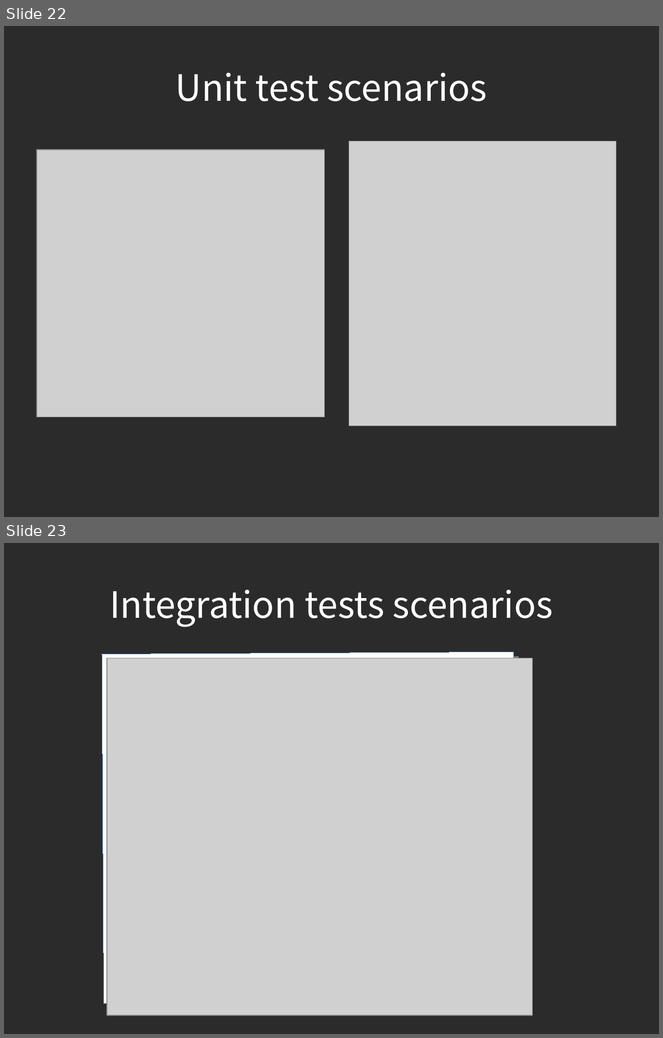
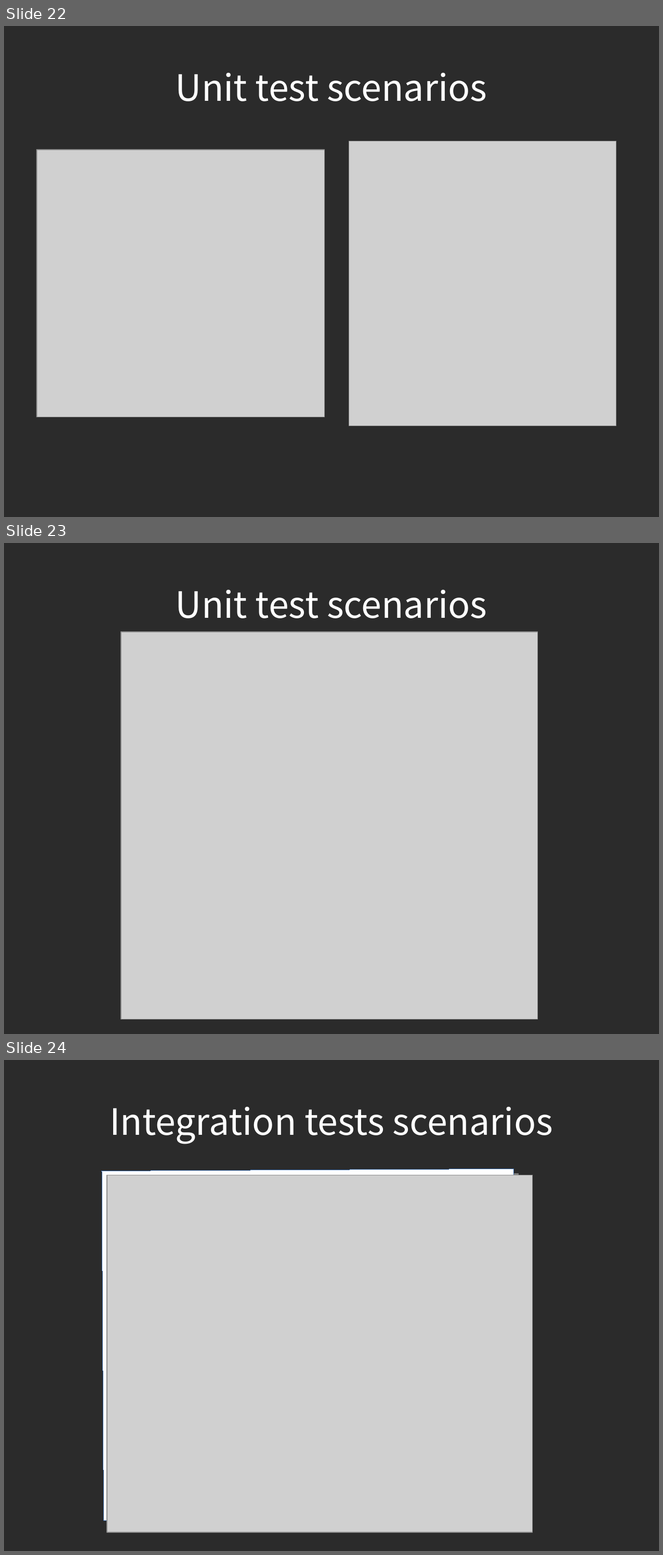
Before and after one commit to piotrek24061988/AutomaticTesting, a slide deck: module1/doc/AutomatedTesting.odp. Shown one above the other, each under a label of ours: slides 22 and 23 before the commit, slides 22, 23 and 24 after it. The pictures are 663x1038 and 663x1555 pixels, drawn with LibreOffice and Linux fonts; fonts in the diff are those of the drawing; grey boxes stand for pictures; background and template pictures are left out; a plain dark background stands for a picture behind light text. Boxes give left, top, right and bottom in pixels: in the first picture for what was removed or moved away, otherwise in the second. Text is boxed around its words. In the diff, an @@ line names an element or a change of style, - is before the commit and + after.

```diff
--- a/module1/doc/AutomatedTesting.odp
+++ b/module1/doc/AutomatedTesting.odp
@@ slide 23 added at [4, 543, 659, 1034], background picture (left out) @@
@@ title added at [176, 590, 488, 618], 44 pt, text #FFFFFF @@
+Unit test scenarios
@@ picture added at [121, 632, 538, 1020] @@
@@ what was slide 23 is now slide 24 @@
```
Also in this commit, not shown: 2 slides changed, 1 other slide added.
